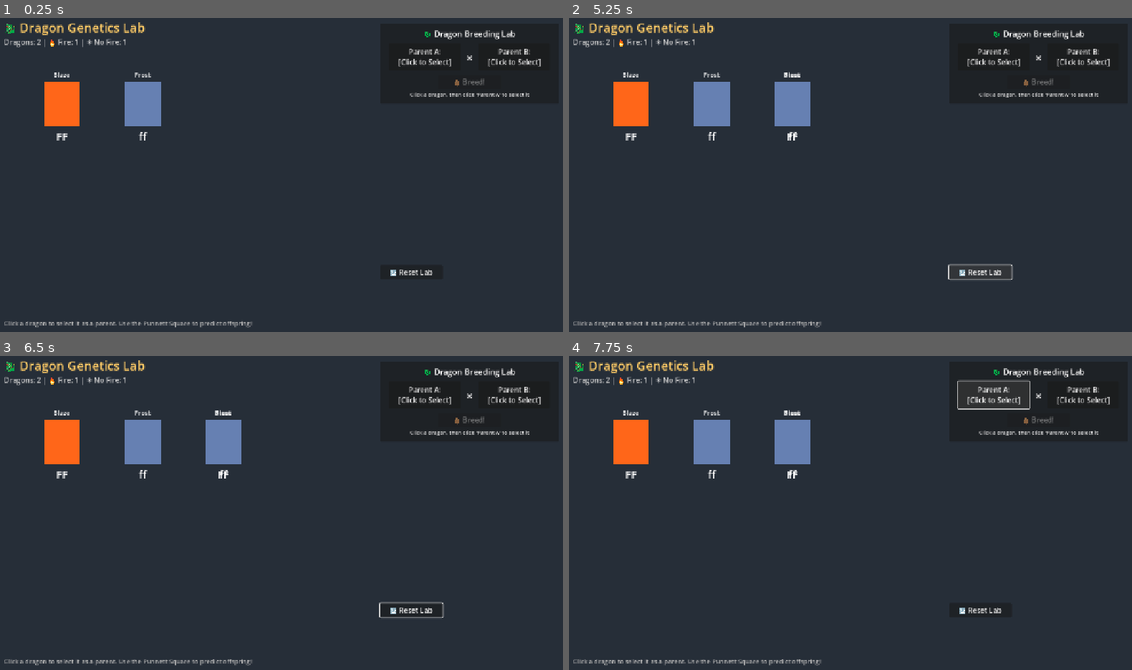
Above: before the commit, frames 1-4 (two rows, left to right).
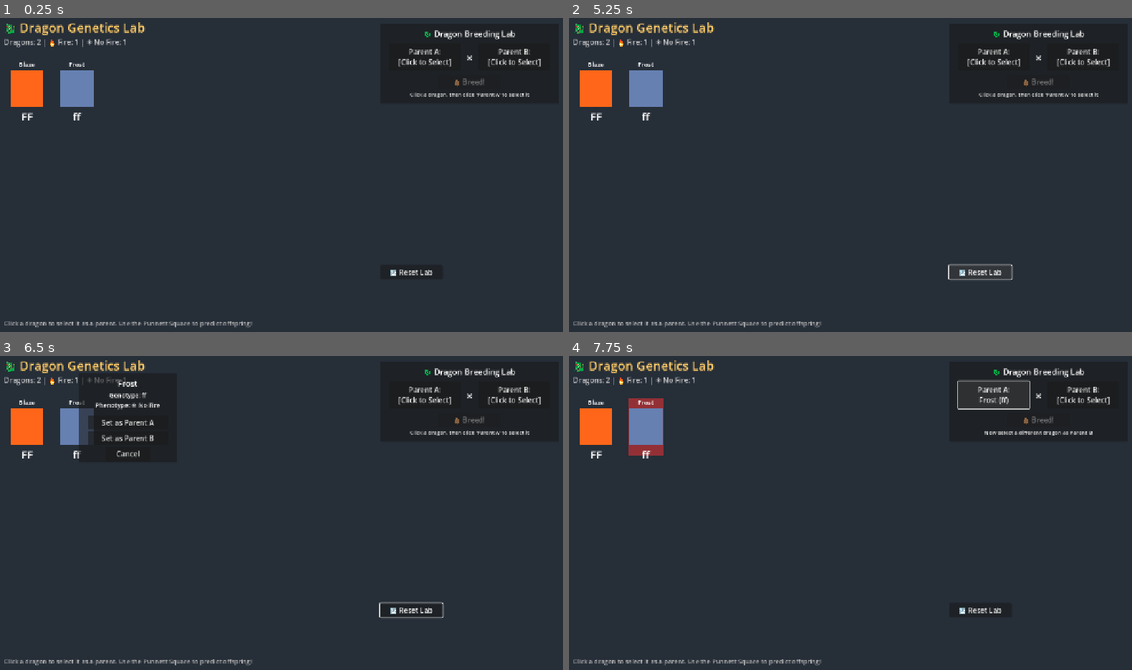
Above: after the commit, the same moments.

Repository: SFMiner/genetics_breeder_mvp
Game: Godot game, scene res://scenes/main/BreederRoom.tscn
Same seed, same stepped clock (60 frames per second), same inputs: the game is played once before the commit and once after it.
Inputs (mouse positions are in pixels of both pictures, inside the frame that each line leads up to):
- Up to frame 1 (0.25 s): no input
- Up to frame 2 (5.25 s): click "Parent A: [Click to Select]" at 0.5 s; click "Parent B: [Click to Select]" at 1.25 s; click "Parent A: [Click to Select]" at 2 s; click "Parent B: [Click to Select]" at 2.75 s; click "Parent A: [Click to Select]" at 3.5 s; click "Parent B: [Click to Select]" at 4.25 s; click "🔄 Reset Lab" at 5 s
- Up to frame 3 (6.5 s): drag from (61, 440) to (225, 440) at 5.77 s
- Up to frame 4 (7.75 s): click (698, 421) at 6.5 s, where only the run after the commit has a clickable "Set as Parent A"; click "Parent A: [Click to Select]" (after the commit: "Parent A: Frost (ff)") at 7.25 s

The runs differ from the first frame. In frame 1, 3.1% of the frame differs, in the area x 1-29%, y 13-40%; in frame 2, 4.0%; in frame 3, 5.0%, in the area x 1-43%, y 6-40%; in frame 4, 4.6%.
Error before the commit: Invalid assignment of property or key 'visible' with value of type 'bool' on a base object of type 'Nil'. (res://scripts/dragons/Dragon.gd:87)

Commit message:
clickable

Diff:
--- a/scenes/main/BreederRoom.tscn
+++ b/scenes/main/BreederRoom.tscn
@@ -11,11 +11,36 @@
 [node name="Background" type="ColorRect" parent="."]
 offset_right = 1280.0
 offset_bottom = 720.0
+mouse_filter = 2
 color = Color(0.15, 0.18, 0.22, 1)
 
-[node name="DragonContainer" type="Node2D" parent="."]
+[node name="CanvasLayer" type="CanvasLayer" parent="."]
 
-[node name="CanvasLayer" type="CanvasLayer" parent="."]
+[node name="DragonPanel" type="Control" parent="CanvasLayer"]
+layout_mode = 3
+anchors_preset = 0
+offset_left = 26.0
+offset_top = 96.0
+offset_right = 856.0
+offset_bottom = 796.0
+mouse_filter = 2
+
+[node name="DragonScroll" type="ScrollContainer" parent="CanvasLayer/DragonPanel"]
+layout_mode = 0
+offset_right = 830.0
+offset_bottom = 700.0
+horizontal_scroll_mode = 0
+
+[node name="DragonGrid" type="GridContainer" parent="CanvasLayer/DragonPanel/DragonScroll"]
+unique_name_in_owner = true
+custom_minimum_size = Vector2(760, 0)
+layout_mode = 2
+size_flags_horizontal = 3
+size_flags_vertical = 3
+mouse_filter = 2
+theme_override_constants/h_separation = 16
+theme_override_constants/v_separation = 16
+columns = 6
 
 [node name="TitleLabel" type="Label" parent="CanvasLayer"]
 offset_left = 20.0
@@ -36,18 +61,21 @@
 text = "Dragons: 2 | 🔥 Fire: 1 | ❄️ No Fire: 1"
 
 [node name="BreedingPanel" parent="CanvasLayer" instance=ExtResource("2_breeding")]
+layout_mode = 3
 offset_left = 860.0
 offset_top = 20.0
 offset_right = 1260.0
 offset_bottom = 200.0
 
 [node name="PunnettSquare" parent="CanvasLayer" instance=ExtResource("3_punnett")]
+layout_mode = 3
 offset_left = 860.0
 offset_top = 220.0
 offset_right = 1140.0
 offset_bottom = 540.0
 
 [node name="SelectionPopup" parent="CanvasLayer" instance=ExtResource("4_popup")]
+layout_mode = 3
 offset_left = 400.0
 offset_top = 300.0
 offset_right = 620.0
--- a/scenes/organisms/Dragon.tscn
+++ b/scenes/organisms/Dragon.tscn
@@ -3,47 +3,61 @@
 [ext_resource type="Script" uid="uid://ccseak835qrg2" path="res://scripts/dragons/Dragon.gd" id="1_dragon"]
 
 [sub_resource type="RectangleShape2D" id="RectangleShape2D_click"]
-size = Vector2(80, 100)
+size = Vector2(91, 160)
 
-[node name="Dragon" type="Node2D"]
+[node name="Dragon" type="Control"]
+custom_minimum_size = Vector2(95, 160)
+layout_mode = 3
+anchors_preset = 0
+offset_right = 95.0
+offset_bottom = 160.0
+mouse_filter = 2
 script = ExtResource("1_dragon")
 
 [node name="SelectionHighlight" type="ColorRect" parent="."]
 visible = false
-offset_left = -45.0
-offset_top = -55.0
-offset_right = 45.0
-offset_bottom = 55.0
+layout_mode = 0
+offset_left = 6.0
+offset_top = 6.0
+offset_right = 86.0
+offset_bottom = 134.0
+mouse_filter = 2
 color = Color(1, 1, 0, 0.4)
 
 [node name="Sprite" type="ColorRect" parent="."]
-offset_left = -40.0
-offset_top = -50.0
-offset_right = 40.0
-offset_bottom = 50.0
+layout_mode = 0
+offset_left = 10.0
+offset_top = 30.0
+offset_right = 82.0
+offset_bottom = 110.0
+mouse_filter = 2
 color = Color(1, 0.4, 0.1, 1)
 
 [node name="GenotypeLabel" type="Label" parent="."]
-offset_left = -40.0
-offset_top = 55.0
-offset_right = 40.0
-offset_bottom = 85.0
+layout_mode = 0
+offset_left = 10.0
+offset_top = 115.0
+offset_right = 82.0
+offset_bottom = 149.0
 theme_override_font_sizes/font_size = 24
 text = "Ff"
 horizontal_alignment = 1
 vertical_alignment = 1
 
 [node name="NameLabel" type="Label" parent="."]
-offset_left = -50.0
-offset_top = -75.0
-offset_right = 50.0
-offset_bottom = -55.0
+layout_mode = 0
+offset_left = 10.0
+offset_top = 6.0
+offset_right = 81.0
+offset_bottom = 26.0
 theme_override_font_sizes/font_size = 14
 text = "Dragon"
 horizontal_alignment = 1
 vertical_alignment = 1
 
 [node name="ClickArea" type="Area2D" parent="."]
+position = Vector2(70, 80)
 
 [node name="CollisionShape2D" type="CollisionShape2D" parent="ClickArea"]
+position = Vector2(-24.5, 0)
 shape = SubResource("RectangleShape2D_click")
--- a/scripts/dragons/Dragon.gd
+++ b/scripts/dragons/Dragon.gd
@@ -1,4 +1,4 @@
-extends Node2D
+extends Control
 class_name Dragon
 ## Dragon - Visual representation of a dragon in the breeding game
 ##
@@ -11,13 +11,11 @@
 @export var dragon_id: int = -1
 
 ## Visual components
+@onready var sprite: ColorRect = $Sprite
 @onready var genotype_label: Label = $GenotypeLabel
 @onready var name_label: Label = $NameLabel
 @onready var click_area: Area2D = $ClickArea
 @onready var selection_highlight: ColorRect = $SelectionHighlight
-
-var sprite: ColorRect
-
 
 ## Colors for phenotypes
 const COLOR_FIRE_BREATHER := Color(1.0, 0.4, 0.1)      # Orange
@@ -32,21 +30,34 @@
 
 
 func _ready() -> void:
-	# Connect click detection
-	sprite = $Sprite
-	print(sprite)
-	click_area.input_event.connect(_on_click_area_input_event)
+	# Let the Area2D handle input; the Control root should not consume it
+	mouse_filter = Control.MOUSE_FILTER_IGNORE
+
+	# Ensure click signal is connected (scene also wires it, but keep it explicit)
+	if click_area and not click_area.input_event.is_connected(_on_click_area_input_event):
+		click_area.input_pickable = true
+		click_area.input_event.connect(_on_click_area_input_event)
 
 	# Initial setup if dragon_id is set
 	if dragon_id >= 0:
 		refresh_display()
 
-
 func setup(id: int) -> void:
 	## Initialize this dragon with data from GeneticsState
+	# If setup is called via call_deferred, @onready vars will already be valid.
+	# In case it's ever called earlier, re-cache the nodes defensively.
+	if not sprite:
+		sprite = $Sprite
+	if not genotype_label:
+		genotype_label = $GenotypeLabel
+	if not name_label:
+		name_label = $NameLabel
+	if not selection_highlight:
+		selection_highlight = $SelectionHighlight
+
 	dragon_id = id
 	refresh_display()
-	sprite = $Sprite
+
 
 func refresh_display() -> void:
 	## Update visuals based on dragon data
@@ -59,17 +70,14 @@
 
 	# Set color based on phenotype
 	var is_fire: bool = GeneticsState.is_fire_breather(dragon_id)
-	if sprite:
-		sprite.color = COLOR_FIRE_BREATHER if is_fire else COLOR_NO_FIRE
+	sprite.color = COLOR_FIRE_BREATHER if is_fire else COLOR_NO_FIRE
 
 	# Set genotype label
 	var genotype_str: String = GeneticsState.get_genotype_string(dragon_id, "fire")
-	if genotype_label:
-		genotype_label.text = genotype_str
+	genotype_label.text = genotype_str
 
 	# Set name label
-	if name_label:
-		name_label.text = dragon_data.get("name", "Dragon")
+	name_label.text = dragon_data.get("name", "Dragon")
 
 	# Update selection highlight
 	_update_selection_highlight()
--- a/scripts/main/BreederRoom.gd
+++ b/scripts/main/BreederRoom.gd
@@ -4,7 +4,7 @@
 ## Manages the breeding lab: displays dragons, handles selection,
 ## coordinates UI components, and spawns offspring.
 
-@onready var dragon_container: Node2D = $DragonContainer
+@onready var dragon_grid: GridContainer = %DragonGrid
 @onready var breeding_panel: BreedingPanel = $CanvasLayer/BreedingPanel
 @onready var punnett_square: PunnettSquareUI = $CanvasLayer/PunnettSquare
 @onready var selection_popup: SelectionPopup = $CanvasLayer/SelectionPopup
@@ -18,12 +18,8 @@
 ## Track dragon node instances by ID
 var dragon_nodes: Dictionary = {}
 
-## Grid positions for dragons (simple layout)
-const DRAGON_START_X := 150
-const DRAGON_START_Y := 200
-const DRAGON_SPACING_X := 180
-const DRAGON_SPACING_Y := 180
-const DRAGONS_PER_ROW := 6
+## Grid layout
+const DRAGONS_PER_ROW := 7
 
 
 func _ready() -> void:
@@ -32,6 +28,8 @@
 	GeneticsState.breeding_complete.connect(_on_breeding_complete)
 	GeneticsState.collection_reset.connect(_on_collection_reset)
 
+	# Configure grid
+	dragon_grid.columns = DRAGONS_PER_ROW
 	# Connect UI signals
 	breeding_panel.breed_requested.connect(_on_breed_requested)
 	selection_popup.parent_a_selected.connect(_on_parent_a_selected)
@@ -55,21 +53,13 @@
 	## Create a Dragon node for the given ID
 
 	var dragon_instance: Dragon = dragon_scene.instantiate()
-	dragon_instance.setup(dragon_id)
-
-	# Position in grid
-	var index: int = dragon_nodes.size()
-	var grid_x: int = index % DRAGONS_PER_ROW
-	var grid_y: int = index / DRAGONS_PER_ROW
-	dragon_instance.position = Vector2(
-		DRAGON_START_X + grid_x * DRAGON_SPACING_X,
-		DRAGON_START_Y + grid_y * DRAGON_SPACING_Y
-	)
-
-	# Connect click signal
+	dragon_grid.add_child(dragon_instance)
+
+	# Defer setup until after the node is fully inside the tree so @onready vars exist
+	dragon_instance.call_deferred("setup", dragon_id)
+
+	# Connect click signal after setup
 	dragon_instance.clicked.connect(_on_dragon_clicked)
-
-	dragon_container.add_child(dragon_instance)
 	dragon_nodes[dragon_id] = dragon_instance
 
 
@@ -194,7 +184,7 @@
 
 func _on_collection_reset() -> void:
 	## Handle GeneticsState reset
-	_spawn_all_dragons()
+	# New dragons are emitted via dragon_added during reset; avoid double-spawning.
 	_update_generation_label()
 
 
Not shown: 1 places in scenes/main/BreederRoom.tscn that only renumber resources
Not shown, changed: AGENTS.md
